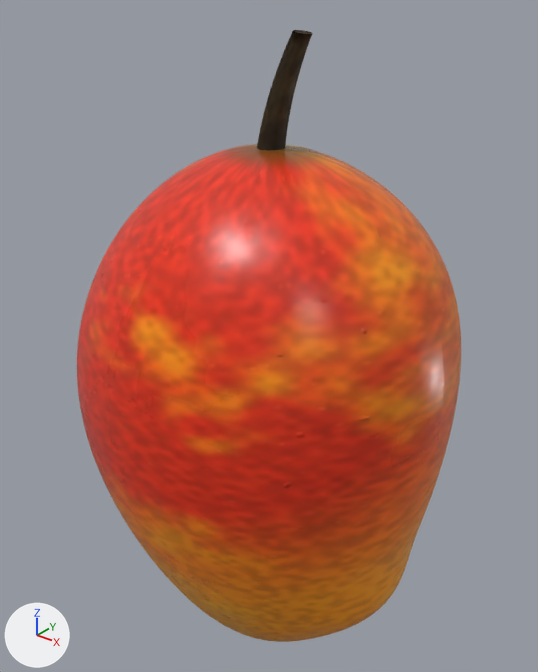
The glTF model public/jeux-3d/koup-koup/models/mobile/mangue-auguste.glb: old version first, new version second.
Before and after are seen from a 50 mm lens placed at (0.0971, -0.1168, 0.0937), pointed at (0.0003, 0.0042, 0.0187). Lighting does not change. The marker at lower left points along +X, +Y and +Z. The first picture is the older version. Where no turn or scale is listed for an object, it has been applied to the vertices.

In view in the first picture: 'entier_peau', 'moitie_A_extra0', 'moitie_A_peau', 'moitie_B_peau'.
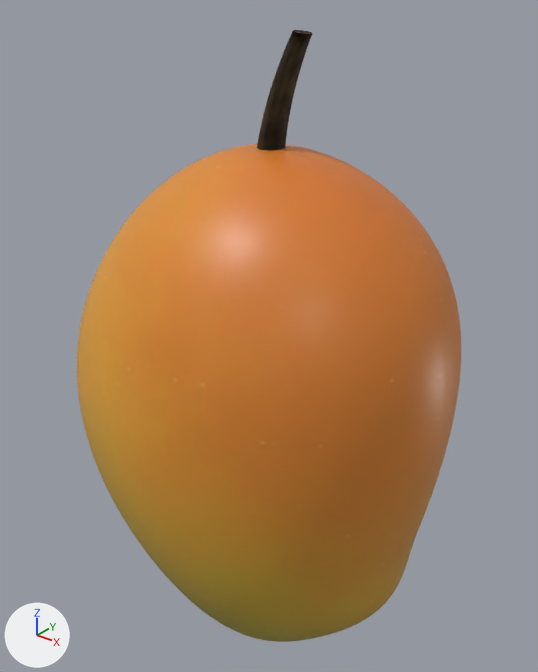
Pixel boxes (x1, y1, x2, y2) of what changed, in the pictures (538 x 672 px):
'entier_peau', surface changed (red to orange)
    both: (77, 145, 460, 642)
'moitie_A_peau', surface changed
    both: (77, 147, 442, 642)
'moitie_B_peau', surface changed
    both: (243, 144, 461, 593)
'moitie_A_extra0', unchanged, covered by the edit
    before: (257, 30, 312, 151)
'entier_extra0', unchanged, uncovered by the edit
    after: (257, 30, 312, 151)

What changed in the scene script:
```text
Add img_mangue_auguste_peau_mr:
    img_mangue_auguste_peau_mr = load_image('mangue-auguste_peau_mr', '_unpacked/mangue-auguste_peau_mr', 512, 512, 'Non-Color')
Add img_mangue_auguste_peau_couleur:
    img_mangue_auguste_peau_couleur = load_image('mangue-auguste_peau_couleur', '_unpacked/mangue-auguste_peau_couleur', 512, 512, 'sRGB')
Add img_mangue_auguste_peau_relief:
    img_mangue_auguste_peau_relief = load_image('mangue-auguste_peau_relief', '_unpacked/mangue-auguste_peau_relief', 512, 512, 'Non-Color')
Change mat_mangue_auguste_peau:
    where n2 = _N.new('ShaderNodeTexImage'); n2.name = 'Image Texture'
    n2.image: img_auguste_peau_jpg -> img_mangue_auguste_peau_couleur
    where n5 = _N.new('ShaderNodeTexImage'); n5.name = 'Image Texture.001'
    n5.image: img_image_1 -> img_mangue_auguste_peau_mr
    where n7 = _N.new('ShaderNodeTexImage'); n7.name = 'Image Texture.002'
    n7.image: img_image_0 -> img_mangue_auguste_peau_relief
```
